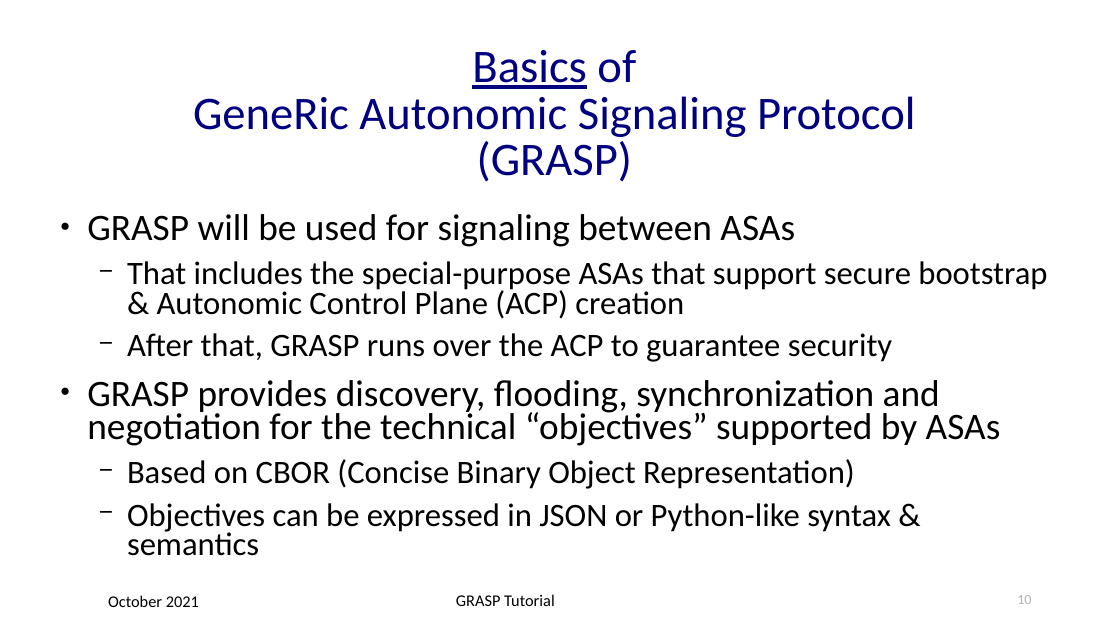
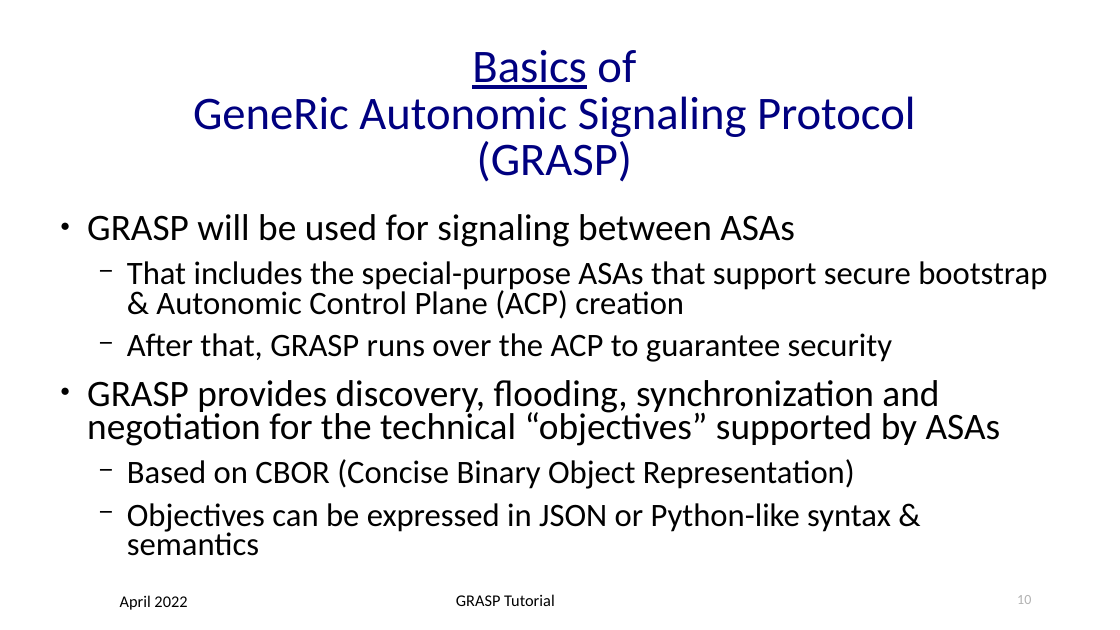
Before and after one commit to becarpenter/graspdoc, a slide deck: slide 10 of GRASP-tutorial.ppt. Drawn at 1120x630 pixels with LibreOffice and Linux fonts; fonts in the diff are those of the drawing. Boxes give left, top, right and bottom in pixels: in the first picture for what was removed or moved away, otherwise in the second. Text is boxed around its words. In the diff, an @@ line names an element or a change of style, - is before the commit and + after.

```diff
--- a/GRASP-tutorial.ppt
+++ b/GRASP-tutorial.ppt
@@ text removed at box(108, 595, 199, 607) @@
-October 2021
@@ text added at box(120, 595, 187, 610), 14 pt, text #000000 @@
+April 2022
```
Also in this commit, not shown: 59 other slides changed, 5 other files.
